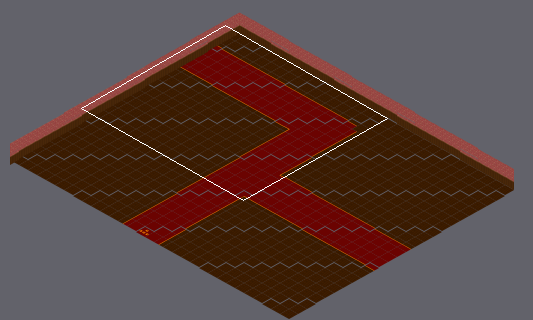
Two versions of a level (Tiled map (JSON), assets/tiledmap/Levels/Level0.json). The picture above shows the old version from afar; the outline marks the close-up.
Close-up. Earlier state:
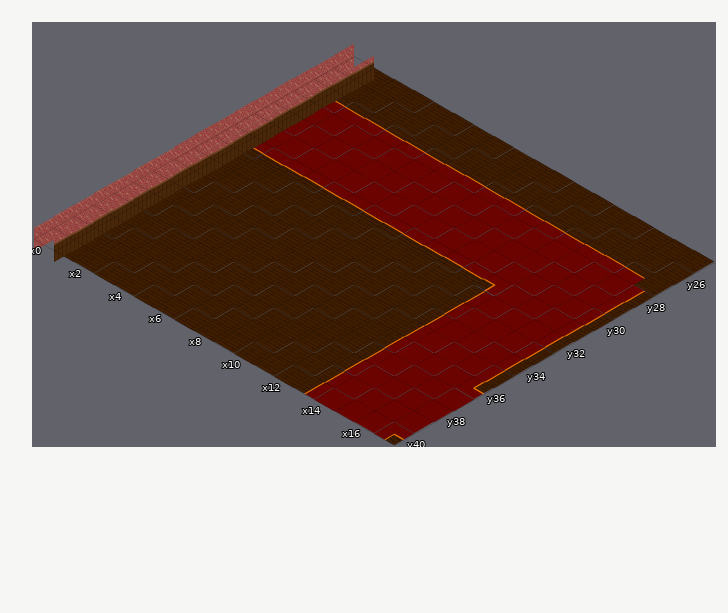
Cells are 182x104 px. Isometric: x runs down to the right, y down to the left. Shown: x 0..17, y 25..40. The commit also changed other parts of the map, which this record leaves out.
The result:
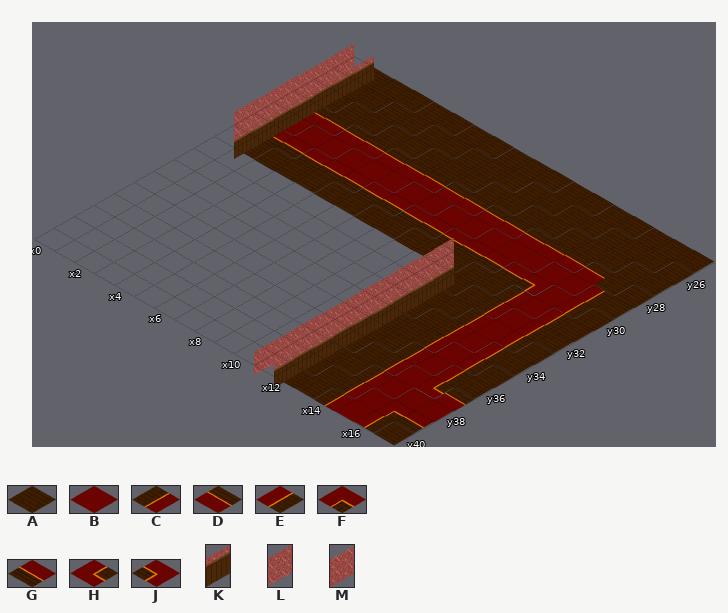
Key: from "floor": A 0, B 1, C 4, D 6, E 8, F 9, G 10, H 12, J 13; from "wall": K 1 flipped left-right, L 3 flipped left-right, M 3 flipped up-down.
_ is an empty cell.
Difference:
Layer "floor":
y 27: x 1..16 DDDDDDDDDDDDDDDD -> AAAAAAAAAAAAAAAA
y 28: x 1..17 BBBBBBBBBBBBBBBBE -> DDDDDDDDDDDDDDDAA
y 29: x 16..17 BE -> EA
y 30: x 1..14 BBBBBBBBBBBBBB -> GGGGGGGGGGGGGJ; x 16..17 BE -> EA
y 31: x 1..14 GGGGGGGGGGGGJB -> AAAAAAAAAAAAAC; x 16..17 BE -> EA
y 32..35: x 1..11 AAAAAAAAAAA -> ___________; x 13..14 CB -> AC; x 16..17 BE -> EA
y 36: x 1..11 AAAAAAAAAAA -> ___________; x 13..14 CB -> AC; x 16..17 BH -> EA
y 37: x 1..11 AAAAAAAAAAA -> ___________; x 13..14 CB -> AC; x 16..17 BB -> HD
y 38: x 1..11 AAAAAAAAAAA -> ___________; x 13..14 CB -> AC
y 39: x 1..11 AAAAAAAAAAA -> ___________; x 13..14 CB -> AC; x 16..17 BB -> FG
y 40: x 1..11 AAAAAAAAAAA -> ___________; x 13..14 CB -> AC; x 16..17 BF -> EA
Layer "wall":
y 31: x 0 L -> _; x 11 _ -> L
y 32..33: x 0..1 LK -> __; x 11..12 __ -> LK
y 34..40: x 0..1 MK -> __; x 11..12 __ -> LK
Where, in picture pixels (left, top, right, bottom), the same in both close-ups:
changed: (34, 101, 645, 442)
